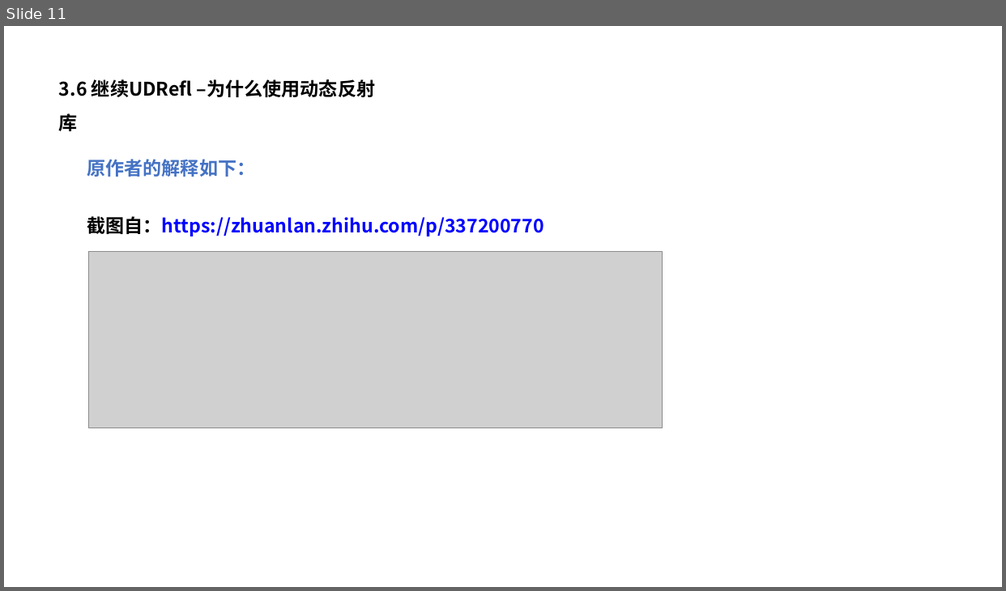
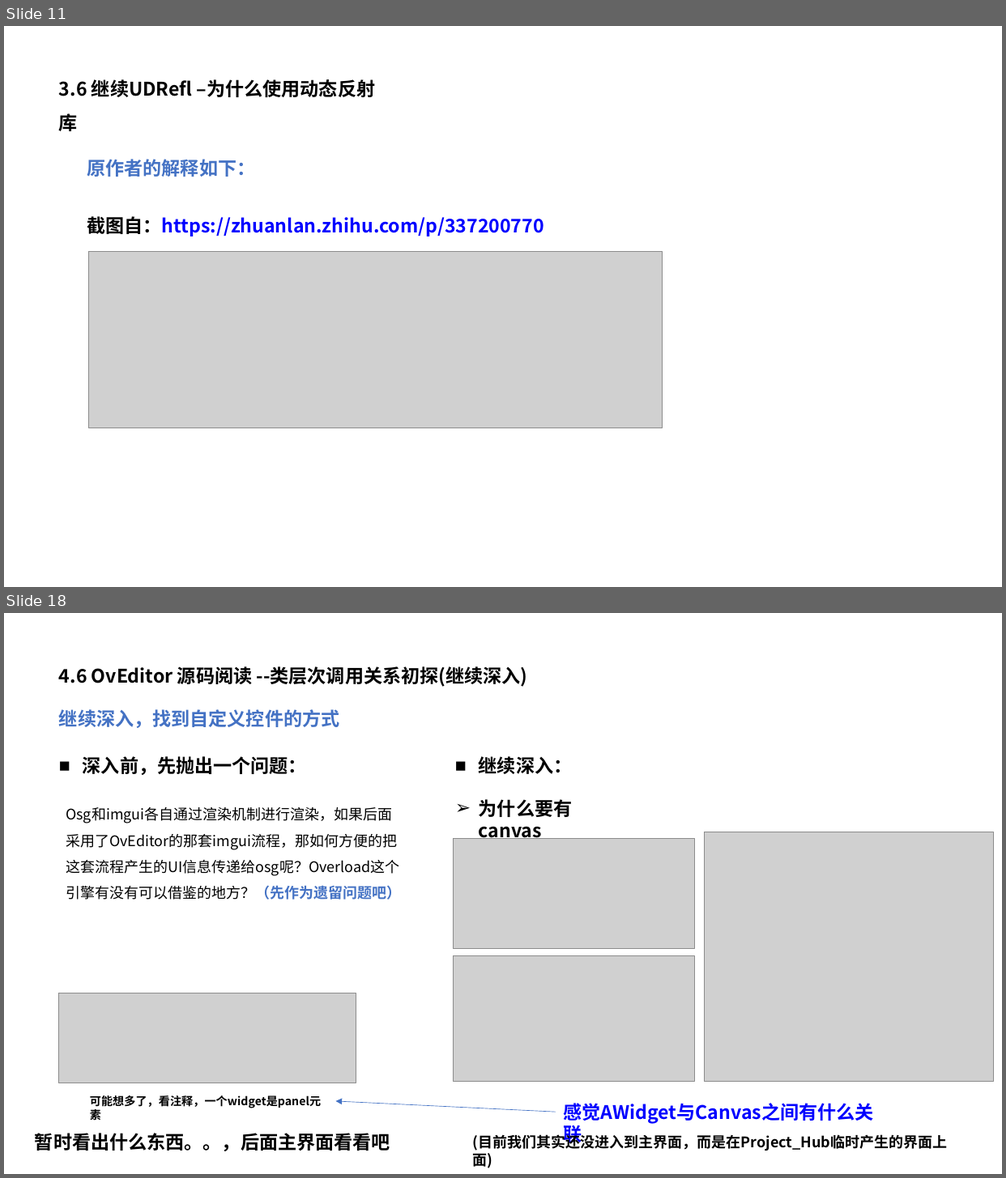
Before and after one commit to pczpcz/GAME102Learning, a slide deck: note/05 C++/静态反射库USRefl与imgui的界面绑定.pptx. Shown one above the other, each under a label of ours: slide 11 before the commit, slides 11 and 18 after it; the slides between them are not shown. The pictures are 1006x591 and 1006x1178 pixels, drawn with LibreOffice and Linux fonts; fonts in the diff are those of the drawing; grey boxes stand for pictures. Boxes give left, top, right and bottom in pixels: in the first picture for what was removed or moved away, otherwise in the second. Text is boxed around its words. In the diff, an @@ line names an element or a change of style, - is before the commit and + after.

```diff
--- a/note/05 C++/静态反射库USRefl与imgui的界面绑定.pptx
+++ b/note/05 C++/静态反射库USRefl与imgui的界面绑定.pptx
@@ slide 18 added at box(4, 613, 1002, 1174), background #FFFFFF @@
@@ text added at box(59, 666, 528, 687), 18 pt, text #000000, bold @@
+4.6 OvEditor 源码阅读 --类层次调用关系初探(继续深入)
@@ text added at box(59, 709, 339, 728), 18 pt, text #4472C4, bold @@
+继续深入，找到自定义控件的方式
@@ text added at box(83, 756, 307, 775), 18 pt, text #000000, bold @@
+■ 深入前，先抛出一个问题：
@@ text added at box(479, 756, 572, 774), 18 pt, text #000000, bold @@
+■ 继续深入：
@@ text added at box(479, 799, 572, 842), 18 pt, text #000000, bold @@
+➢ 为什么要有canvas
@@ text added at box(66, 807, 401, 900), 14 pt, text #000000 @@
+Osg和imgui各自通过渲染机制进行渲染，如果后面采用了OvEditor的那套imgui流程，那如何方便的把这套流程产生的UI信息传递给osg呢？Overload这个引擎有没有可以借鉴的地方？（先作为遗留问题吧）
@@ picture added at box(454, 839, 694, 948) @@
@@ picture added at box(704, 833, 994, 1082) @@
@@ picture added at box(454, 956, 694, 1082) @@
@@ picture added at box(58, 994, 356, 1083) @@
@@ text added at box(90, 1096, 321, 1109), 11 pt, text #000000, bold @@
+可能想多了，看注释，一个widget是panel元素
@@ arrow added from (556, 1112) to (335, 1102), #4472C4 0.5 pt @@
@@ text added at box(563, 1103, 873, 1123), 18 pt, text #0000FF, bold @@
+感觉AWidget与Canvas之间有什么关联
@@ text added at box(35, 1133, 390, 1152), 18 pt, text #000000, bold @@
+暂时看出什么东西。。，后面主界面看看吧
@@ text added at box(473, 1133, 948, 1151), 14 pt, text #000000, bold @@
+(目前我们其实还没进入到主界面，而是在Project_Hub临时产生的界面上面)
```
Also in this commit, not shown: 1 slide changed, 21 other slides added.
